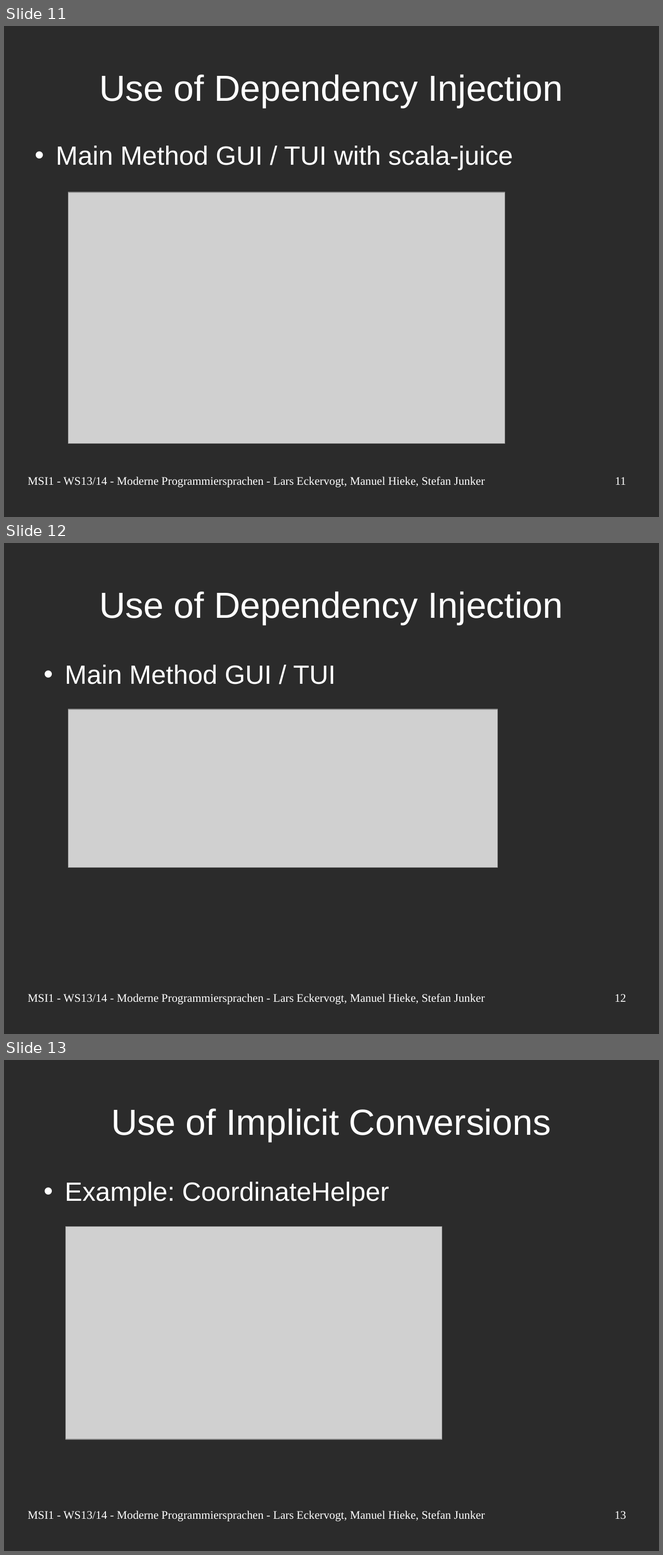
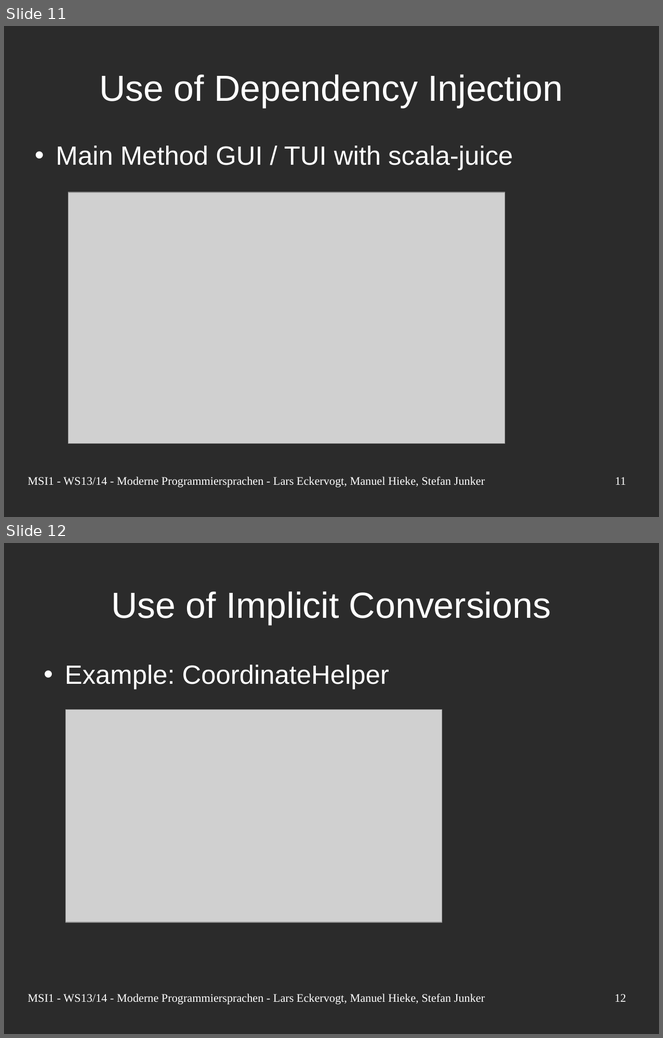
Before and after one commit to nerduel/TacZombie, a slide deck: doc/presentation/Presentation.odp. Shown one above the other, each under a label of ours: slides 11, 12 and 13 before the commit, slides 11 and 12 after it. The pictures are 663x1555 and 663x1038 pixels, drawn with LibreOffice and Linux fonts; fonts in the diff are those of the drawing; grey boxes stand for pictures; background and template pictures are left out; a plain dark background stands for a picture behind light text. Boxes give left, top, right and bottom in pixels: in the first picture for what was removed or moved away, otherwise in the second. Text is boxed around its words. In the diff, an @@ line names an element or a change of style, - is before the commit and + after.

Commit message:
Presentation

```diff
--- a/doc/presentation/Presentation.odp
+++ b/doc/presentation/Presentation.odp
@@ slide 12 removed at box(4, 543, 659, 1034), background picture (left out) @@
@@ title removed at box(99, 591, 563, 625) @@
-Use of Dependency Injection
@@ text removed at box(65, 665, 336, 684) @@
-• Main Method GUI / TUI
@@ picture removed at box(68, 709, 498, 868) @@
@@ text removed at box(28, 994, 485, 1005) @@
-MSI1 - WS13/14 - Moderne Programmiersprachen - Lars Eckervogt, Manuel Hieke, Stefan Junker
@@ page number removed at box(615, 994, 626, 1002) @@
-12
@@ what was slide 13 is now slide 12 @@
@@ page number at box(615, 994, 626, 1002): text changed @@
-13
+12
```
Also in this commit, not shown: 1 other file.
